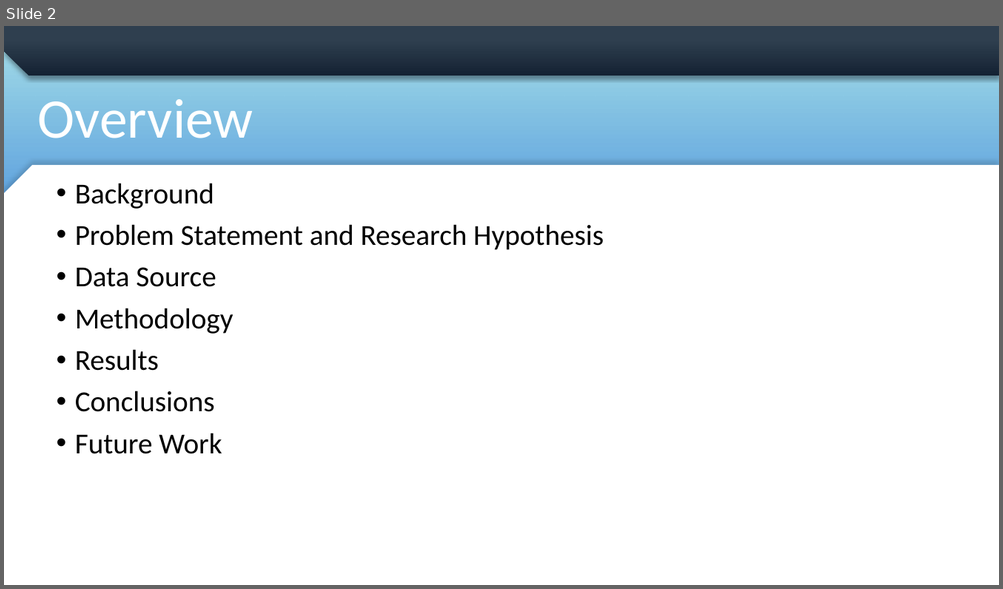
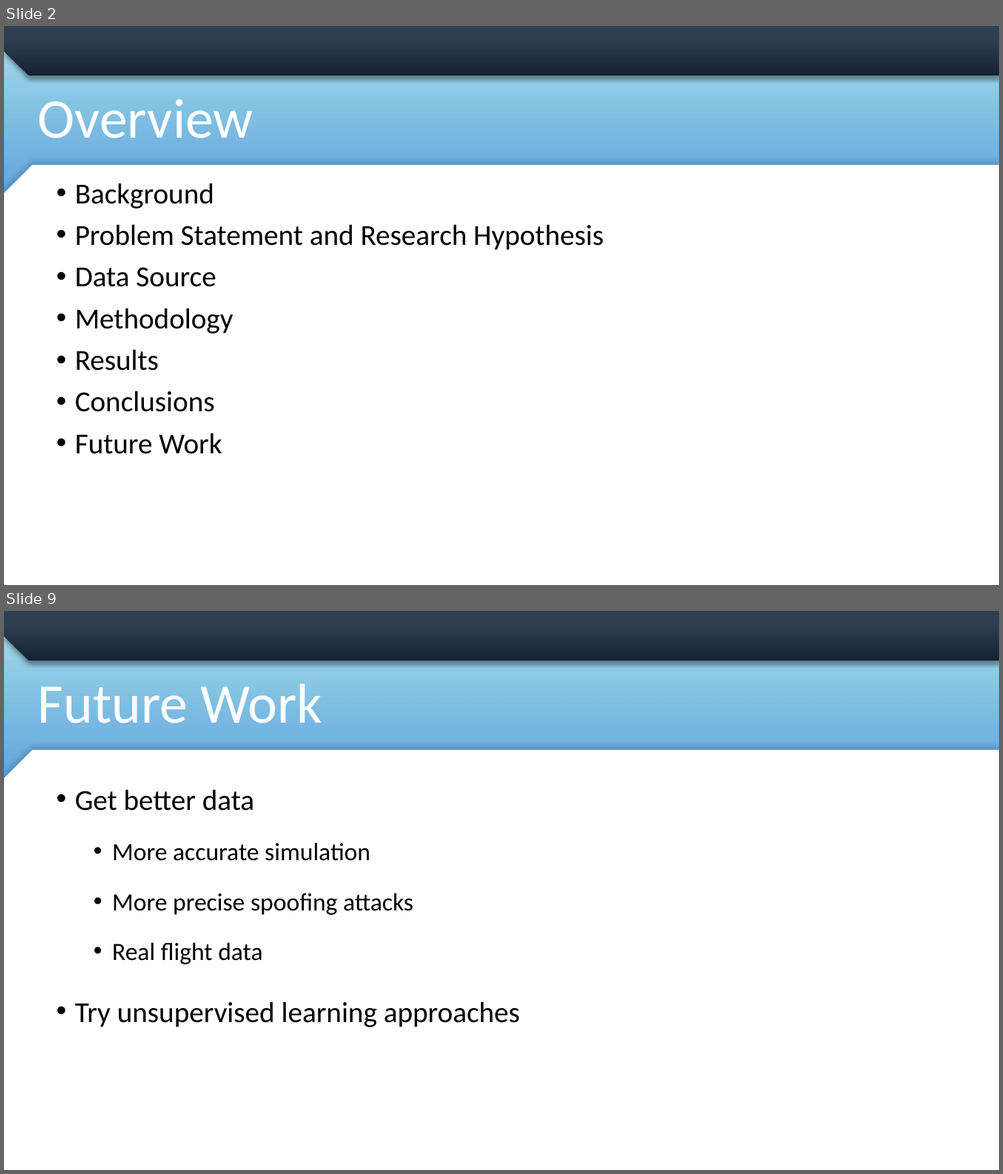
Before and after one commit to mdemore2/CSCE623, a slide deck: Project/Demore_CSCE623Proj.pptx. Shown one above the other, each under a label of ours: slide 2 before the commit, slides 2 and 9 after it; the slides between them are not shown. The pictures are 1003x589 and 1003x1174 pixels, drawn with LibreOffice and Linux fonts; fonts in the diff are those of the drawing; background and template pictures are left out. Boxes give left, top, right and bottom in pixels: in the first picture for what was removed or moved away, otherwise in the second. Text is boxed around its words. In the diff, an @@ line names an element or a change of style, - is before the commit and + after.

```diff
--- a/Project/Demore_CSCE623Proj.pptx
+++ b/Project/Demore_CSCE623Proj.pptx
@@ slide 9 added at <box>4,611,999,1170</box>, background picture (left out); not listed: 4 template elements that a slide beside it also shows @@
@@ title added at <box>38,684,322,723</box>, 54 pt, text #FFFFFF @@
+Future Work
@@ text added at <box>75,789,520,1028</box>, 24 pt, text #000000 @@
+• Get better data
+  • More accurate simulation
+  • More precise spoofing attacks
+  • Real flight data
+• Try unsupervised learning approaches
```
Also in this commit, not shown: 3 slides changed, 4 other slides added, 1 slide removed, 1 other file.
